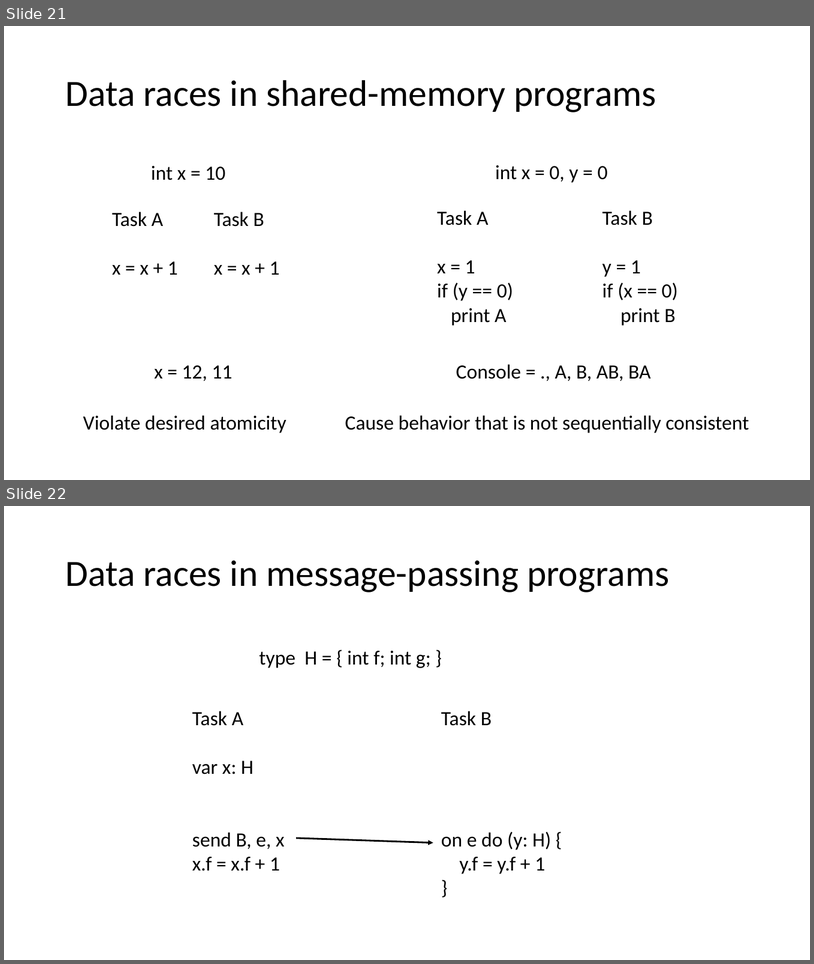
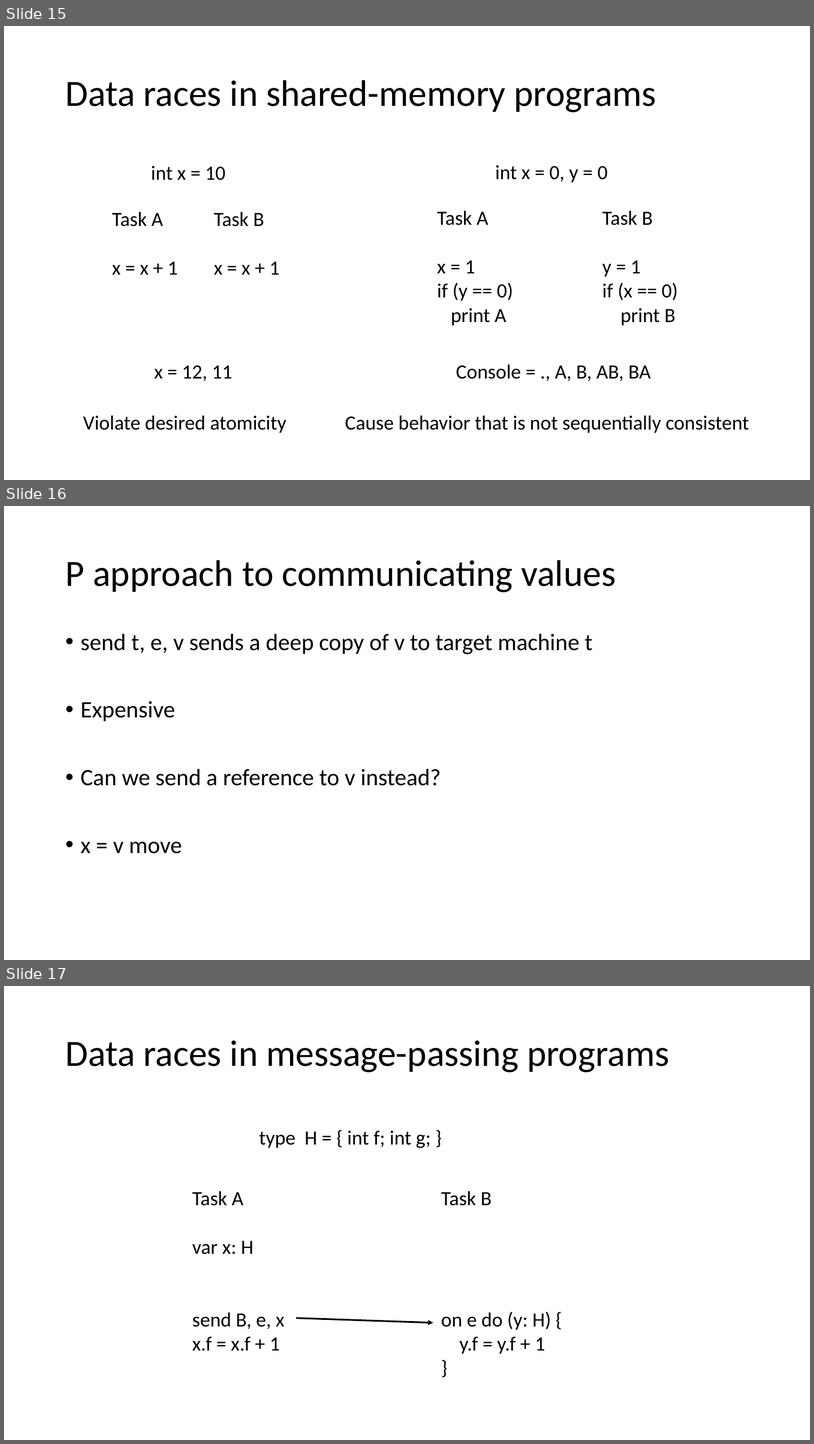
Before and after one commit to p-org/P, a slide deck: RVTutorial/P-tutorial-Part-1.pptx. Shown one above the other, each under a label of ours: slides 21 and 22 before the commit, slides 15, 16 and 17 after it. The pictures are 814x964 and 814x1444 pixels, drawn with LibreOffice and Linux fonts; fonts in the diff are those of the drawing. Boxes give left, top, right and bottom in pixels: in the first picture for what was removed or moved away, otherwise in the second. Text is boxed around its words. In the diff, an @@ line names an element or a change of style, - is before the commit and + after.

```diff
--- a/RVTutorial/P-tutorial-Part-1.pptx
+++ b/RVTutorial/P-tutorial-Part-1.pptx
@@ slide 16 added at box(4, 506, 810, 960), background #FFFFFF @@
@@ title added at box(65, 560, 617, 592), 44 pt, text #000000 @@
+P approach to communicating values
@@ text added at box(81, 633, 593, 853), 28 pt, text #000000 @@
+• send t, e, v sends a deep copy of v to target machine t
+• Expensive
+• Can we send a reference to v instead?
+• x = v move
@@ what was slide 21 is now slide 15 @@
@@ what was slide 22 is now slide 17 @@
```
Also in this commit, not shown: 6 slides changed, 6 other slides added, 1 slide removed, 6 other files.
